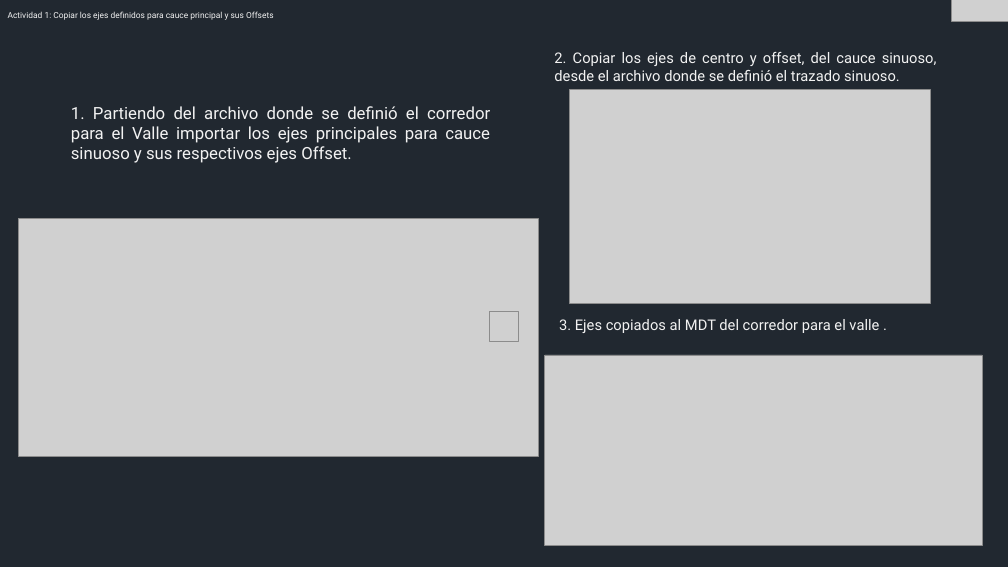
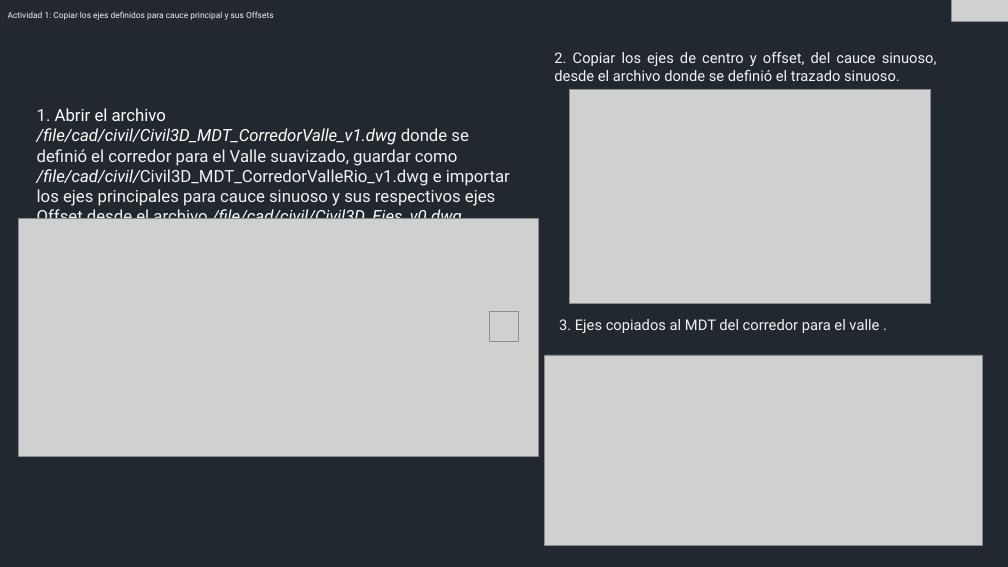
Before and after one commit to rcfdtools/R.HCMC, a slide deck: slide 5 of activity/M02A05/M02A05.pptx. Drawn at 1008x567 pixels with LibreOffice and Linux fonts; fonts in the diff are those of the drawing; grey boxes stand for pictures. Boxes give left, top, right and bottom in pixels: in the first picture for what was removed or moved away, otherwise in the second. Text is boxed around its words. In the diff, an @@ line names an element or a change of style, - is before the commit and + after.

```diff
--- a/activity/M02A05/M02A05.pptx
+++ b/activity/M02A05/M02A05.pptx
@@ text at bbox=[37, 108, 510, 227]: text changed @@
-1. Partiendo del archivo donde se definió el corredor para el Valle importar los ejes principales para cauce sinuoso y sus respectivos ejes Offset.
+1. Abrir el archivo /file/cad/civil/Civil3D_MDT_CorredorValle_v1.dwg donde se definió el corredor para el Valle suavizado, guardar como /file/cad/civil/Civil3D_MDT_CorredorValleRio_v1.dwg e importar los ejes principales para cauce sinuoso y sus respectivos ejes Offset desde el archivo /file/cad/civil/Civil3D_Ejes_v0.dwg.
```
Also in this commit, not shown: 2 other slides changed, 1 other file.
